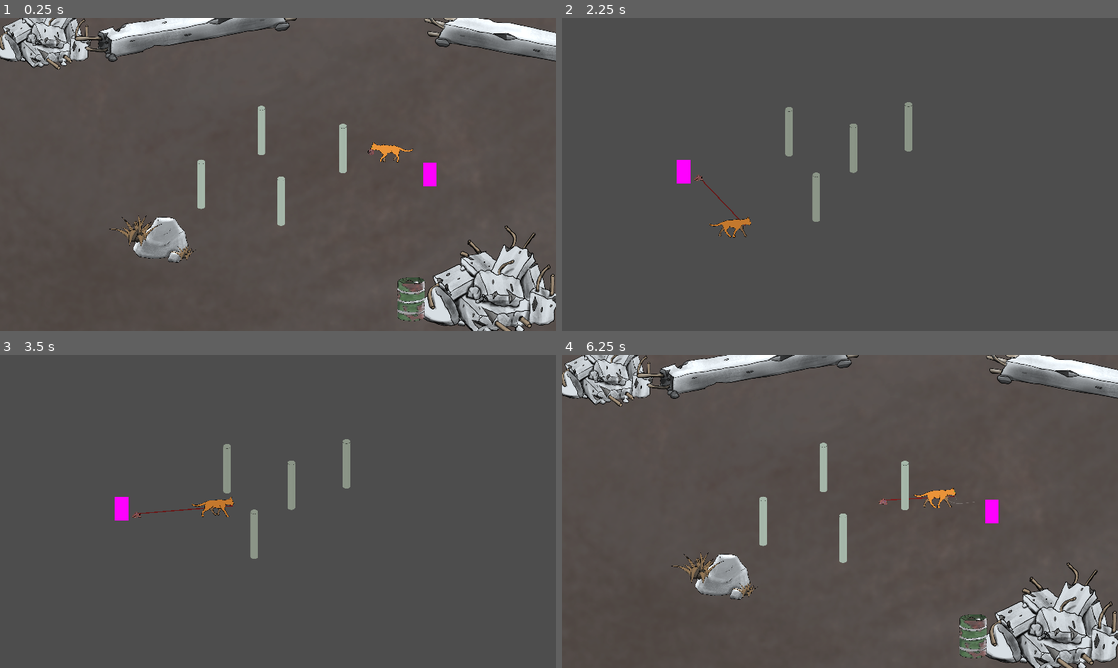
Above: before the commit, frames 1-4 (two rows, left to right).
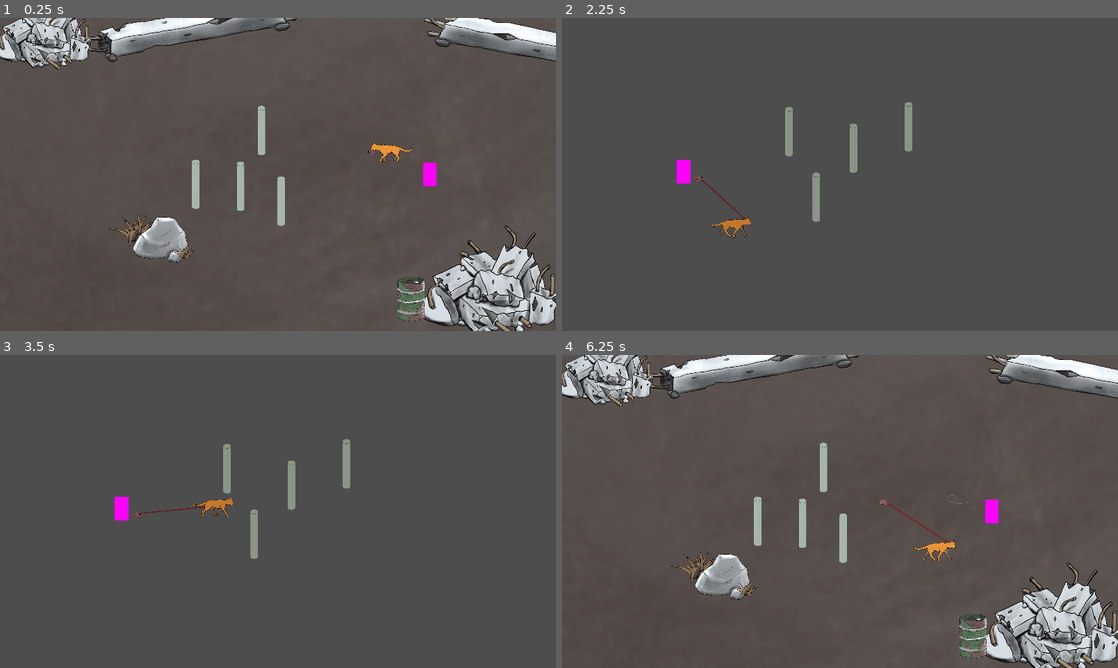
Above: after the commit, the same moments.

Repository: Flodurs/Godotwildjam63
Game: Godot game, scene res://szenen/Levels/level_1.tscn
Same seed, same stepped clock (60 frames per second), same inputs: the game is played once before the commit and once after it.
Inputs:
- Up to frame 1 (0.25 s): no input
- Up to frame 2 (2.25 s): tap Enter at 0.5 s; hold D (mRight) 0.53-1.28 s; tap E (wolleInteraktion) at 0.6, 1.35, 2.1 s; hold S (mDown) 1.28-2.03 s; hold D (mRight) from 2.03 s (still down)
- Up to frame 3 (3.5 s): release D (mRight) at 2.78 s; hold W (mUp) from 2.78 s (still down); tap E (wolleInteraktion) at 2.85 s
- Up to frame 4 (6.25 s): release W (mUp) at 3.53 s; hold A (mLeft) 3.53-5.03 s; tap E (wolleInteraktion) every 0.75 s from 3.6 to 5.85 s; hold S (mDown) 5.03-5.78 s; hold D (mRight) from 5.78 s (still down)

The runs differ from the first frame. In frame 1, 0.8% of the frame differs, in the area x 13-63%, y 5-73%; in frame 2, less than 0.1%; in frame 3, less than 0.1%; in frame 4, 1.3%, in the area x 13-71%, y 5-73%.

Commit message:
shity covering

Diff:
--- a/szenen/Levels/level_1.tscn
+++ b/szenen/Levels/level_1.tscn
@@ -3,17 +3,18 @@
 [ext_resource type="PackedScene" uid="uid://ct8c5s7tamylk" path="res://szenen/level/Level.tscn" id="1_chtnv"]
 [ext_resource type="PackedScene" uid="uid://d0sprmhk4yyal" path="res://szenen/objekte/Pillar.tscn" id="2_088v0"]
 [ext_resource type="Script" path="res://szenen/Levels/level_1.gd" id="2_a1d08"]
-[ext_resource type="PackedScene" uid="uid://38776gmtrgq8" path="res://szenen/objekte/rock.tscn" id="3_ore7q"]
-[ext_resource type="PackedScene" uid="uid://bjcuxfnidmejs" path="res://szenen/objekte/forward_gate.tscn" id="4_q4dfa"]
-[ext_resource type="PackedScene" uid="uid://bl75k08wo6xhn" path="res://szenen/objekte/grass.tscn" id="4_ssknb"]
-[ext_resource type="PackedScene" uid="uid://b3yj2axpflnrq" path="res://szenen/objekte/concrete_pile.tscn" id="5_43jcn"]
-[ext_resource type="PackedScene" path="res://szenen/objekte/fass.tscn" id="6_a6yn4"]
-[ext_resource type="PackedScene" uid="uid://5cgyo1yuenvq" path="res://szenen/objekte/long_concrete.tscn" id="8_8a4ay"]
-[ext_resource type="PackedScene" uid="uid://djrura0ipe3nw" path="res://szenen/objekte/wind_emitter.tscn" id="9_k7bob"]
+[ext_resource type="PackedScene" path="res://szenen/objekte/rock.tscn" id="3_ore7q"]
+[ext_resource type="PackedScene" path="res://szenen/objekte/forward_gate.tscn" id="4_q4dfa"]
+[ext_resource type="PackedScene" path="res://szenen/objekte/grass.tscn" id="4_ssknb"]
+[ext_resource type="PackedScene" path="res://szenen/objekte/concrete_pile.tscn" id="5_43jcn"]
+[ext_resource type="PackedScene" uid="uid://d3tvtvy7u3jp4" path="res://szenen/objekte/fass.tscn" id="6_a6yn4"]
+[ext_resource type="PackedScene" path="res://szenen/objekte/long_concrete.tscn" id="8_8a4ay"]
+[ext_resource type="PackedScene" path="res://szenen/objekte/wind_emitter.tscn" id="9_k7bob"]
 [ext_resource type="Texture2D" uid="uid://bg5ashs80v1nv" path="res://assets/sprites/Background/floor.png" id="10_kppow"]
 
 [node name="level1" groups=["Level"] instance=ExtResource("1_chtnv")]
 script = ExtResource("2_a1d08")
+metadata/_edit_lock_ = true
 
 [node name="WindEmitter" parent="." index="0" instance=ExtResource("9_k7bob")]
 metadata/_edit_lock_ = true
@@ -52,7 +53,7 @@
 scale = Vector2(-1, 1)
 
 [node name="Pillar" parent="Pillars" index="0" instance=ExtResource("2_088v0")]
-position = Vector2(-379, 161)
+position = Vector2(-406, 161)
 
 [node name="Pillar2" parent="Pillars" index="1" instance=ExtResource("2_088v0")]
 position = Vector2(-82, -104)
@@ -61,8 +62,7 @@
 position = Vector2(15, 244)
 
 [node name="Pillar4" parent="Pillars" index="3" instance=ExtResource("2_088v0")]
-position = Vector2(320, -15)
-script = null
+position = Vector2(-185, 171)
 
 [node name="ForwardGate" parent="." index="5" instance=ExtResource("4_q4dfa")]
 position = Vector2(748, 0)
--- a/szenen/entitys/katze.gd
+++ b/szenen/entitys/katze.gd
@@ -5,6 +5,7 @@
 var hatWolle: bool = true
 
 @onready var maulPosi = $maulPosi.position.x
+const tweenTime = 0.1
 
 const kneul_schmutz = preload("res://assets/sprites/wollekneule_schmutzig.png")
 const haufen_schmutz = preload("res://assets/sprites/wollhaufen_schmutzig.png")
@@ -24,14 +25,14 @@
 		velocity.x += 1
 		if $maulPosi.position.x != abs(maulPosi):
 			var twee = create_tween()
-			twee.tween_property($maulPosi, "position:x", abs(maulPosi), 0.2)
+			twee.tween_property($maulPosi, "position:x", abs(maulPosi), tweenTime)
 
 	if Input.is_action_pressed("mLeft"):
 		$AnimatedSprite2D.flip_h = 0
 		$kneulPosi.position.x = -abs($kneulPosi.position.x)
 		if $maulPosi.position.x != -abs(maulPosi):
 			var twee = create_tween()
-			twee.tween_property($maulPosi, "position:x", -abs(maulPosi), 0.2)
+			twee.tween_property($maulPosi, "position:x", -abs(maulPosi), tweenTime)
 
 
 		velocity.x -= 1
--- a/szenen/entitys/katze.tscn
+++ b/szenen/entitys/katze.tscn
@@ -60,4 +60,4 @@
 scale = Vector2(0.1525, 0.1525)
 
 [node name="maulPosi" type="Marker2D" parent="." groups=["maulPosi"]]
-position = Vector2(-86, -44)
+position = Vector2(-88, -52)
--- a/szenen/level/Level.gd
+++ b/szenen/level/Level.gd
@@ -7,12 +7,17 @@
 	get_tree().change_scene_to_file(target)
 
 func _ready():
-	for s in get_tree().get_nodes_in_group("Seilabschnitt"):
-		for p in get_tree().get_nodes_in_group("Pillar"):
-			if (s.getYAtX(p.position.x) > p.position.y-p.seil_hoehe)&&(s.getYAtX(p.position.x) < p.position.y+10) :  #(seil vor pillar)und(seil nicht zu weit unter pillar)
-				if(p.position.x > min(s.get_point_position(0).x, s.get_point_position(1).x) && p.position.x < max(s.get_point_position(0).x, s.get_point_position(1).x)):  #und(sei lang genug)
-					p.verdecken(s)
+	pass
+#	for s in get_tree().get_nodes_in_group("Seilabschnitt"):
+#		for p in get_tree().get_nodes_in_group("Pillar"):
+#			if (s.getYAtX(p.position.x) > p.position.y-p.seil_hoehe)&&(s.getYAtX(p.position.x) < p.position.y+10) :  #(seil vor pillar)und(seil nicht zu weit unter pillar)
+#				if(p.position.x > min(s.get_point_position(0).x, s.get_point_position(1).x) && p.position.x < max(s.get_point_position(0).x, s.get_point_position(1).x)):  #und(sei lang genug)
+#					p.verdecken(s)
 #		for b in get_tree().get_nodes_in_group("Background"):
 #			if (s.getYAtX(b.position.x) > b.position.y-b.seil_hoehe)&&(s.getYAtX(b.position.x) < b.position.y+10) :  #(seil vor pillar)und(seil nicht zu weit unter pillar)
 #				if(b.position.x > min(s.get_point_position(0).x, s.get_point_position(1).x) && b.position.x < max(s.get_point_position(0).x, s.get_point_position(1).x)):  #und(sei lang genug)
 #					b.verdecken(s)
+
+
+func _process(delta):
+	pass
--- a/szenen/level/Level.tscn
+++ b/szenen/level/Level.tscn
@@ -15,9 +15,9 @@
 zoom = Vector2(0.7, 0.7)
 
 [node name="Objects" type="Node2D" parent="."]
+y_sort_enabled = true
 
 [node name="Pillars" type="Node2D" parent="."]
 y_sort_enabled = true
 
 [node name="Seil" parent="." instance=ExtResource("7_xqpbt")]
-z_index = -1
--- a/szenen/objekte/Pillar.gd
+++ b/szenen/objekte/Pillar.gd
@@ -1,10 +1,12 @@
 extends StaticBody2D
 
 
-@export var seil_hoehe:int = 50
+@export var seil_hoehe:int = 60
 var gewickelt:bool = false
 const linkeKanteX:int = -20
 const rechteKanteX:int = 20
+
+var dynVerdeck: Node2D = null
 
 func _ready():
 	add_to_group("Pillar")
@@ -13,7 +15,10 @@
 	for i in get_tree().get_nodes_in_group("Seile"):
 		i.queue_free()
 
-
+func _process(_delta):
+	if dynVerdeck != null:
+		dynVerdeck.queue_free()
+		dynVerdeck = null
 
 func verdecken(seil): #seil muss typ Seilstueck haben
 	if (seil.get_point_count() != 2):
@@ -31,10 +36,15 @@
 
 
 		var verdeckungsLinie = Line2D.new()
-		verdeckungsLinie.width = 3
-		verdeckungsLinie.default_color = "ff0000"
+		verdeckungsLinie.width = 5
+		verdeckungsLinie.default_color = "691717"
 
 		verdeckungsLinie. add_point(punktLinks - position)
 		verdeckungsLinie.add_point(punktRechts - position)
 		add_child(verdeckungsLinie)
 		verdeckungsLinie.visible = true
+		verdeckungsLinie.add_to_group("Verdeckung")
+
+		for g in seil.get_groups():
+			if g == "SeilMain":
+				dynVerdeck = verdeckungsLinie
--- a/szenen/objekte/seil.gd
+++ b/szenen/objekte/seil.gd
@@ -40,7 +40,7 @@
 	add_child(con)
 	con.add_point(a.global_position)
 	con.add_point(b.global_position)
-#	con.setup()
+	con.setup()
 
 
 # Called every frame. 'delta' is the elapsed time since the previous frame.
@@ -67,6 +67,12 @@
 			var angle =  abs( (lastAngle) + (currAngle) )
 			if(angle > deg_to_rad(180)):
 				abloesen()
+
+		for p in get_tree().get_nodes_in_group("Pillar"):
+			if (getYAtX(p.position.x) > p.position.y-p.seil_hoehe)&&(getYAtX(p.position.x) < p.position.y+10)||(getXAtY(p.position.y) > p.position.x+p.linkeKanteX && getXAtY(p.position.y) < p.position.x+p.rechteKanteX) :  #(seil vor pillar)und(seil nicht zu weit unter pillar)
+				if(p.position.x > min($dynLine.get_point_position(0).x, $dynLine.get_point_position(1).x) && p.position.x < max($dynLine.get_point_position(0).x, $dynLine.get_point_position(1).x)):  #und(sei lang genug)
+					p.verdecken(self)
+
 
 
 func abloesen():
@@ -97,3 +103,27 @@
 		i.queue_free()
 	while conList.size() > 0:
 		conList.pop_back()
+	for i in get_tree().get_nodes_in_group("Verdeckung"):
+		i.queue_free()
+
+func getYAtX(x:int) -> int:
+	var start = $dynLine.get_point_position(0)
+	var ende = $dynLine.get_point_position(1)
+	var richtung = ende-start
+
+	var y = start.y + richtung.y*((x - start.x)/richtung.x)
+	return y
+
+func getXAtY(y:int) -> int:
+	var start = $dynLine.get_point_position(0)
+	var ende = $dynLine.get_point_position(1)
+	var richtung = ende-start
+
+	var x = start.x + richtung.x*((y - start.y)/richtung.y)
+	return x
+
+func get_point_count() -> int:
+	return $dynLine.get_point_count()
+
+func get_point_position(n) -> Vector2:
+	return $dynLine.get_point_position(n)
--- a/szenen/objekte/seilabschnitt.gd
+++ b/szenen/objekte/seilabschnitt.gd
@@ -12,15 +12,31 @@
 	ende = $Line2D.get_point_position(1)
 	richtung = ende-start
 
+	for p in get_tree().get_nodes_in_group("Pillar"):
+		if (getYAtX(p.position.x) > p.position.y-p.seil_hoehe)&&(getYAtX(p.position.x) < p.position.y+10)||(getXAtY(p.position.y-p.seil_hoehe) > p.position.x+p.linkeKanteX && getXAtY(p.position.y-p.seil_hoehe) < p.position.x+p.rechteKanteX) :  #(seil vor pillar)und(seil nicht zu weit unter pillar)
+			if(p.position.x > min(get_point_position(0).x, get_point_position(1).x) && p.position.x < max(get_point_position(0).x, get_point_position(1).x)):  #und(sei lang genug)
+				p.verdecken(self)
+
+
 func add_point(point:Vector2):
 	$Line2D.add_point(point)
 
 func getVec() -> Vector2:
 	return ($Line2D.get_point_position(1) - $Line2D.get_point_position(0))
 
-#func getYAtX(x:int) -> int:
-#	var y = start.y + richtung.y*((x - start.x)/richtung.x)
-#	return y
+func getYAtX(x:int) -> int:
+	var y = start.y + richtung.y*((x - start.x)/richtung.x)
+	return y
+
+func getXAtY(y:int) -> int:
+	var x = start.x + richtung.x*((y - start.y)/richtung.y)
+	return x
+
+func get_point_position(n) -> Vector2:
+	return $Line2D.get_point_position(n)
+
+func get_point_count() -> int:
+	return $Line2D.get_point_count()
 
 func on_wireCut():
 	queue_free()
Not shown, added: szenen/objekte/seiC983.tmp
